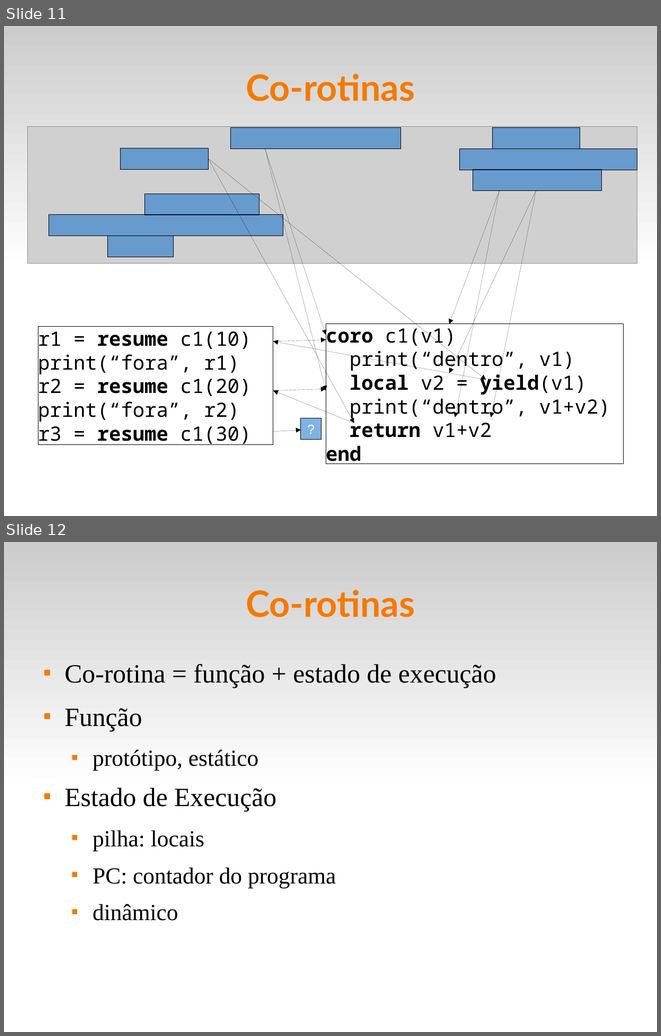
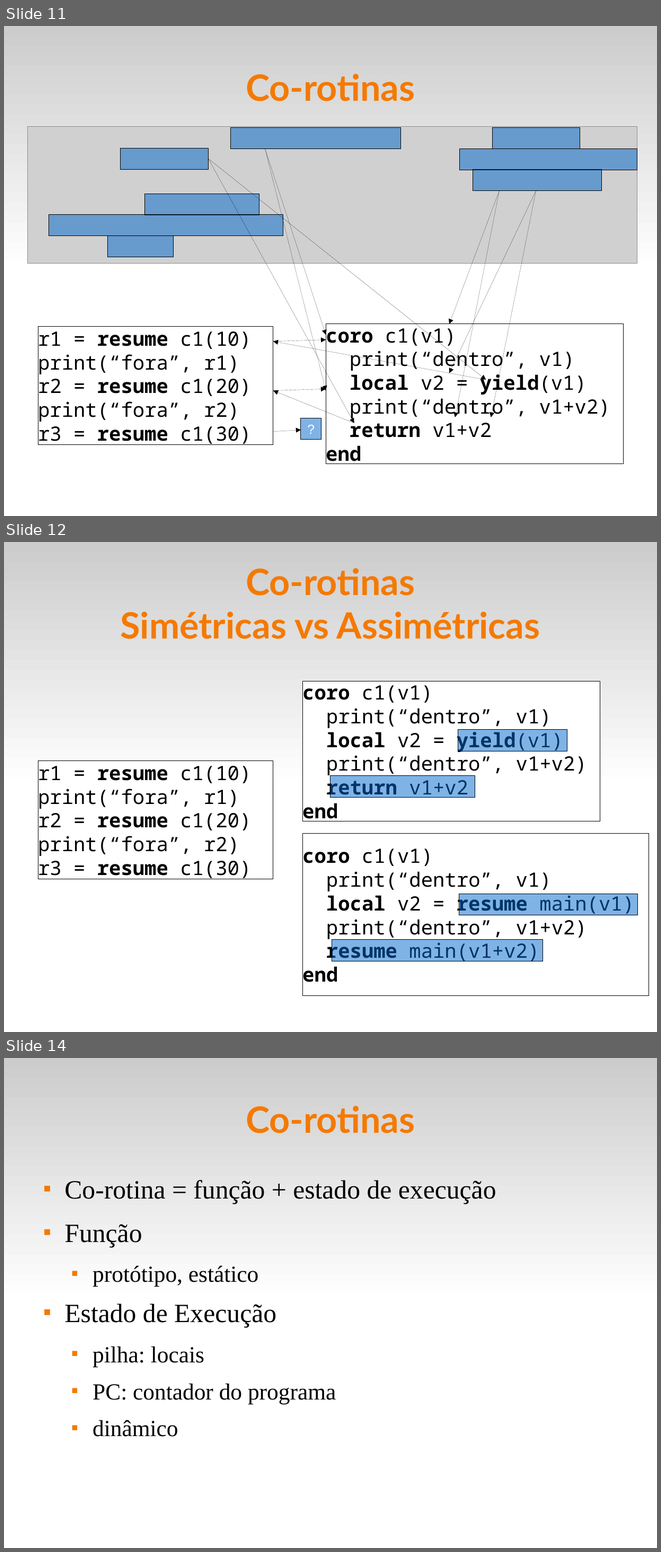
Before and after one commit to fsantanna-uerj/EDL, a slide deck: slides/edl-08-closures-coroutines.odp. Shown one above the other, each under a label of ours: slides 11 and 12 before the commit, slides 11, 12 and 14 after it; the slides between them are not shown. The pictures are 661x1036 and 661x1552 pixels, drawn with LibreOffice and Linux fonts; fonts in the diff are those of the drawing; grey boxes stand for pictures. Boxes give left, top, right and bottom in pixels: in the first picture for what was removed or moved away, otherwise in the second. Text is boxed around its words. In the diff, an @@ line names an element or a change of style, - is before the commit and + after.

```diff
--- a/slides/edl-08-closures-coroutines.odp
+++ b/slides/edl-08-closures-coroutines.odp
@@ slide 12 added at [4,542,657,1032], background #FFFFFF; not listed: 1 template element that a slide beside it also shows @@
@@ title added at [120,568,540,639], 44 pt, text #F57900, bold @@
+Co-rotinas
+Simétricas vs Assimétricas
@@ rectangle added at [302,681,601,821], fill #FFFFFF, outline #000000 0 pt, 24 pt, text #000000 @@
+coro c1(v1)
+print(“dentro”, v1)
+local v2 = yield(v1)
+print(“dentro”, v1+v2)
+return v1+v2
+end
@@ rectangle added at [458,730,567,752], fill #0066CC at 50% opacity, outline #000000 0 pt @@
@@ rectangle added at [38,761,273,879], fill #FFFFFF, outline #000000 0 pt, 24 pt, text #000000 @@
+r1 = resume c1(10)
+print(“fora”, r1)
+r2 = resume c1(20)
+print(“fora”, r2)
+r3 = resume c1(30)
@@ rectangle added at [330,775,475,797], fill #0066CC at 50% opacity, outline #000000 0 pt @@
@@ rectangle added at [302,834,649,996], fill #FFFFFF, outline #000000 0 pt, 24 pt, text #000000 @@
+coro c1(v1)
+print(“dentro”, v1)
+local v2 = resume main(v1)
+print(“dentro”, v1+v2)
+resume main(v1+v2)
+end
@@ rectangle added at [460,893,638,915], fill #0066CC at 50% opacity, outline #000000 0 pt @@
@@ rectangle added at [332,940,543,962], fill #0066CC at 50% opacity, outline #000000 0 pt @@
@@ what was slide 12 is now slide 14 @@
```
Also in this commit, not shown: 5 other slides added, 9 other files.
